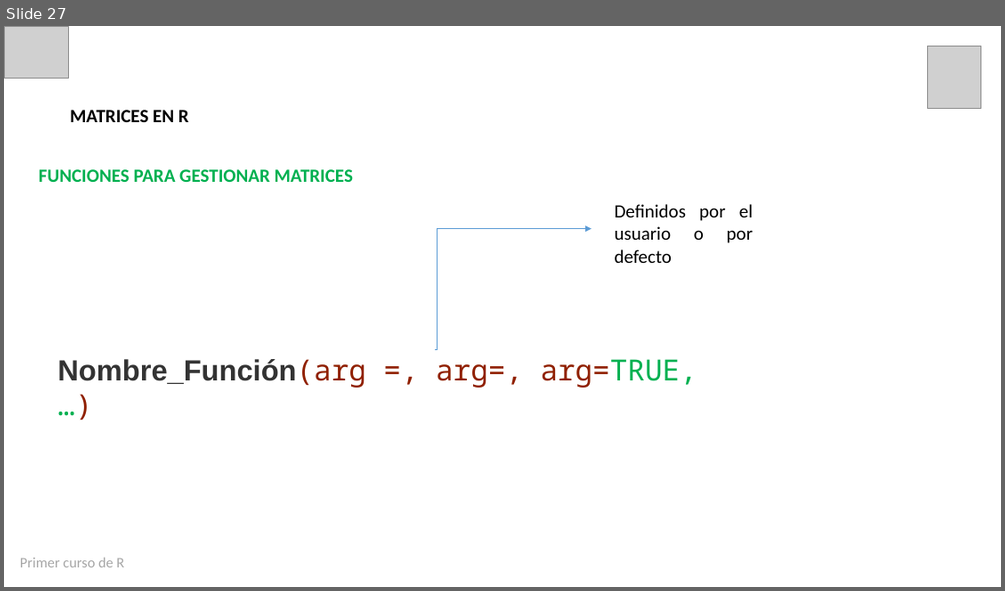
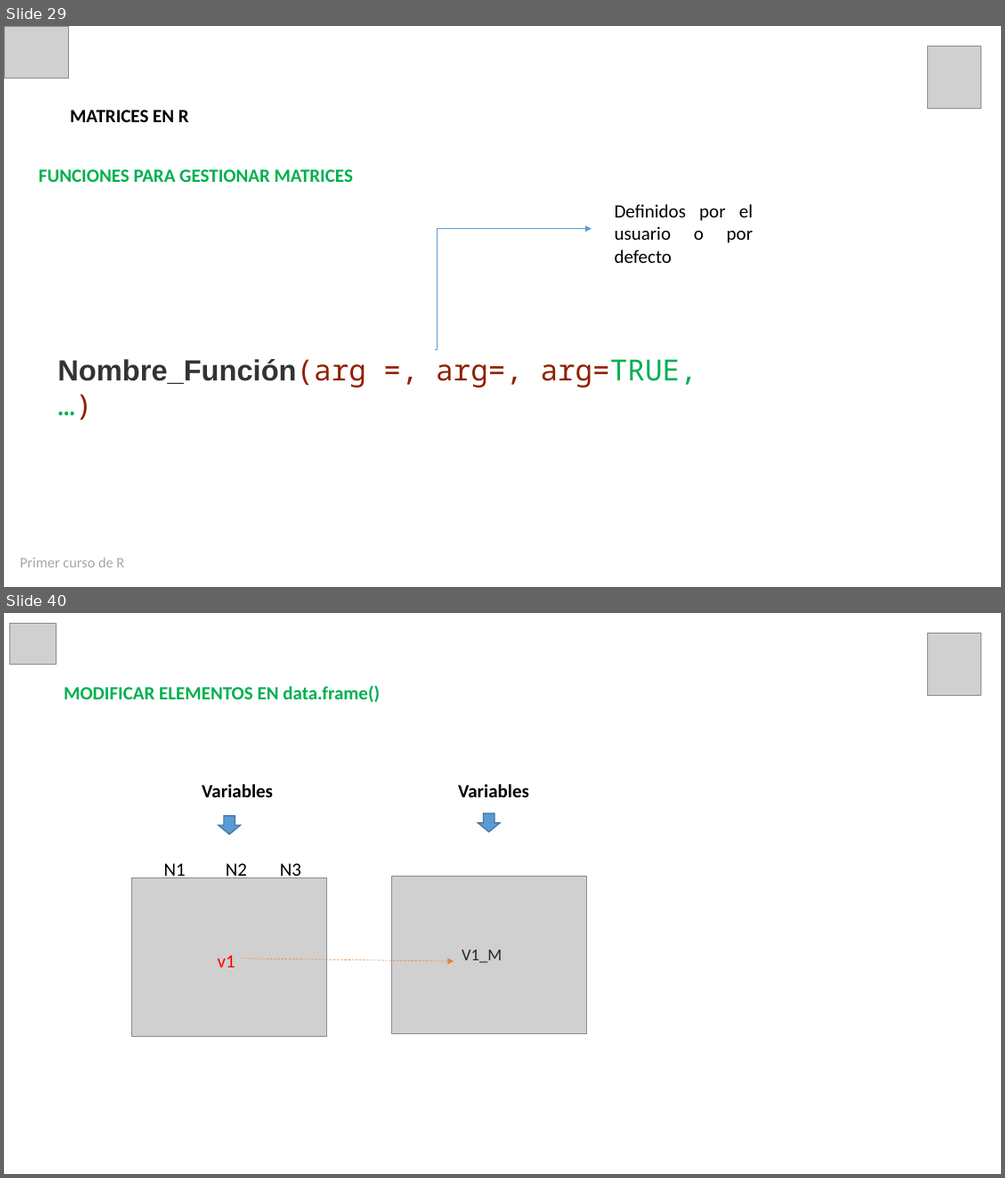
Before and after one commit to estadisticaun/Rbasico, a slide deck: Presentaciones/Presentación Sesión 3 21-08-2020.pptx. Shown one above the other, each under a label of ours: slide 27 before the commit, slides 29 and 40 after it; the slides between them are not shown. The pictures are 1005x591 and 1005x1178 pixels, drawn with LibreOffice and Linux fonts; fonts in the diff are those of the drawing; grey boxes stand for pictures. Boxes give left, top, right and bottom in pixels: in the first picture for what was removed or moved away, otherwise in the second. Text is boxed around its words. In the diff, an @@ line names an element or a change of style, - is before the commit and + after.

```diff
--- a/Presentaciones/Presentación Sesión 3 21-08-2020.pptx
+++ b/Presentaciones/Presentación Sesión 3 21-08-2020.pptx
@@ slide 40 added at (4, 613, 1001, 1174), background #FFFFFF @@
@@ picture added at (9, 623, 57, 664) @@
@@ picture added at (928, 633, 981, 695) @@
@@ text added at (64, 685, 380, 702), 18 pt, text #00B050, bold @@
+MODIFICAR ELEMENTOS EN data.frame()
@@ text added at (202, 784, 273, 797), 18 pt, text #000000, bold @@
+Variables
@@ text added at (458, 784, 529, 797), 18 pt, text #000000, bold @@
+Variables
@@ down arrow added at (218, 816, 241, 835), fill #5B9BD5, outline #43739E 1 pt @@
@@ down arrow added at (477, 813, 500, 832), fill #5B9BD5, outline #43739E 1 pt @@
@@ picture added at (132, 877, 326, 1036) @@
@@ text added at (164, 863, 186, 882), 18 pt, text #000000 @@
+N1
@@ text added at (226, 863, 247, 882), 18 pt, text #000000 @@
+N2
@@ text added at (280, 863, 301, 881), 18 pt, text #000000 @@
+N3
@@ picture added at (391, 876, 586, 1033) @@
@@ text added at (218, 955, 235, 967), 18 pt, text #FF0000 @@
+v1
@@ arrow added from (241, 958) to (454, 962), #ED7D31 0.5 pt dashed @@
@@ text added at (461, 949, 502, 963), 16 pt, text #262626 @@
+V1_M
@@ what was slide 27 is now slide 29 @@
```
Also in this commit, not shown: 12 slides changed, 16 other slides added, 21 other files.
